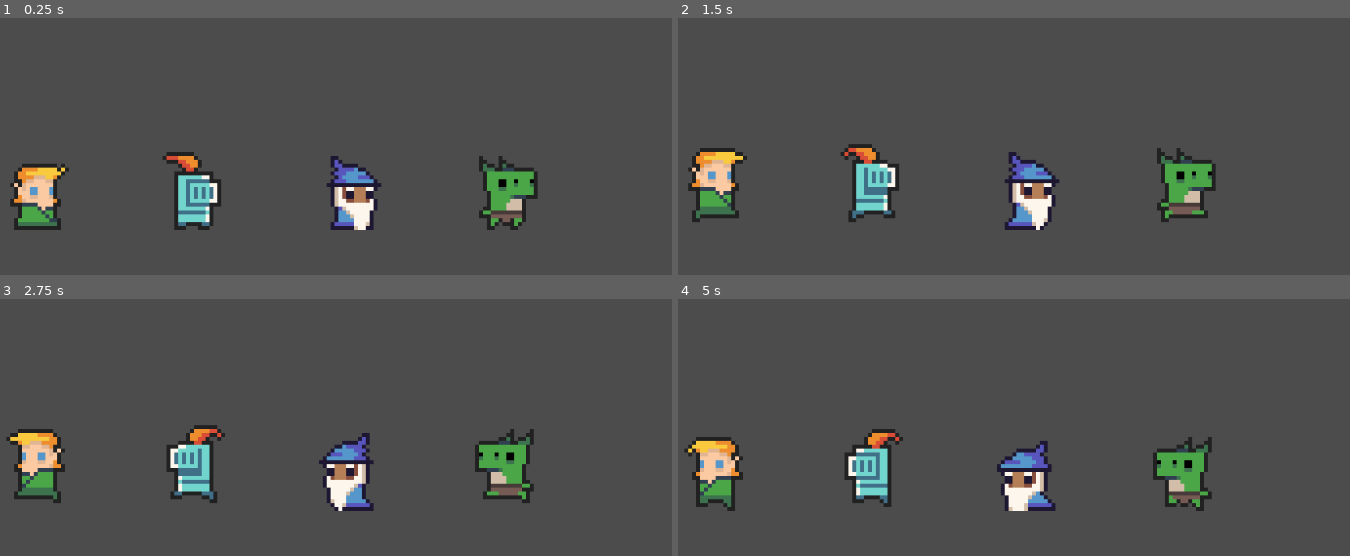
Above: before the commit, frames 1-4 (two rows, left to right).
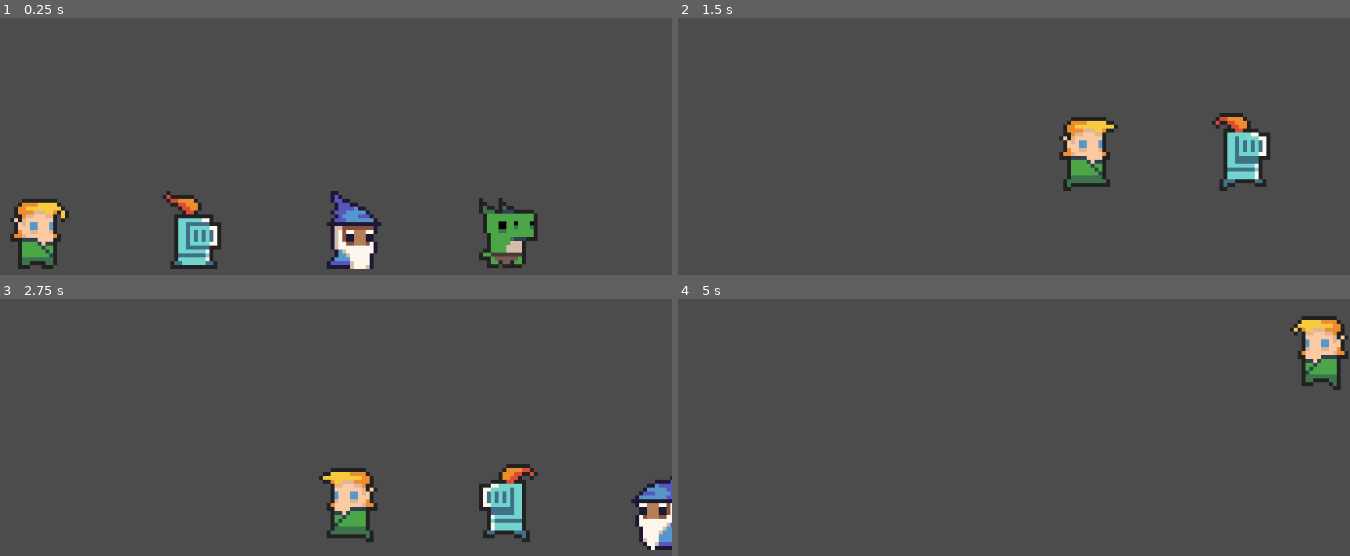
Above: after the commit, the same moments.

Repository: giordanorn/tfgoe
Game: Godot game, scene res://Levels/Test.tscn
The game is run twice, just before and just after one commit, with the same random seed, the same clock (stepped at 60 frames per second) and the same inputs.
Inputs:
- Up to frame 1 (0.25 s): no input
- Up to frame 2 (1.5 s): hold Right (ui_right) from 0.53 s (still down); tap Up (ui_up) at 0.77 s
- Up to frame 3 (2.75 s): tap Up (ui_up) at 1.52 s; release Right (ui_right) at 2.03 s; hold Left (ui_left) from 2.03 s (still down)
- Up to frame 4 (5 s): release Left (ui_left) at 2.78 s; hold Right (ui_right) 2.78-4.28 s; tap Up (ui_up) at 3.02, 3.77, 4.52 s; hold Left (ui_left) from 4.28 s (still down)

The runs differ from the first frame. In frame 1, 11% of the frame differs, in the area x 1-81%, y 52-98%; in frame 2, 10%; in frame 3, 10%; in frame 4, 8.4%.

Commit message:
Alterações aplicadas nos objetos dos players e na cena de testes

Diff:
--- a/Objects/Players/Elf.tscn
+++ b/Objects/Players/Elf.tscn
@@ -10,6 +10,7 @@
 [ext_resource path="res://Sprites/Characters/Bodies/elf_m_run_anim_f1.png" type="Texture" id=8]
 [ext_resource path="res://Sprites/Characters/Bodies/elf_m_run_anim_f2.png" type="Texture" id=9]
 [ext_resource path="res://Sprites/Characters/Bodies/elf_m_run_anim_f3.png" type="Texture" id=10]
+[ext_resource path="res://Utils/KeyboardMovement.tscn" type="PackedScene" id=11]
 
 [sub_resource type="CapsuleShape2D" id=1]
 radius = 5.81073
@@ -43,4 +44,7 @@
 position = Vector2( 0, -4 )
 frames = SubResource( 2 )
 animation = "idle"
+frame = 1
 playing = true
+
+[node name="Movement" parent="." instance=ExtResource( 11 )]
--- a/Objects/Players/Knight.tscn
+++ b/Objects/Players/Knight.tscn
@@ -10,6 +10,7 @@
 [ext_resource path="res://Sprites/Characters/Bodies/knight_m_run_anim_f1.png" type="Texture" id=8]
 [ext_resource path="res://Sprites/Characters/Bodies/knight_m_run_anim_f2.png" type="Texture" id=9]
 [ext_resource path="res://Sprites/Characters/Bodies/knight_m_run_anim_f3.png" type="Texture" id=10]
+[ext_resource path="res://Utils/KeyboardMovement.tscn" type="PackedScene" id=11]
 
 [sub_resource type="CapsuleShape2D" id=1]
 radius = 6.06816
@@ -43,5 +44,6 @@
 position = Vector2( 0, -4 )
 frames = SubResource( 2 )
 animation = "idle"
-frame = 3
 playing = true
+
+[node name="Movement" parent="." instance=ExtResource( 11 )]
--- a/Objects/Players/Lizard.tscn
+++ b/Objects/Players/Lizard.tscn
@@ -10,6 +10,7 @@
 [ext_resource path="res://Sprites/Characters/Bodies/lizard_m_run_anim_f1.png" type="Texture" id=8]
 [ext_resource path="res://Sprites/Characters/Bodies/lizard_m_run_anim_f2.png" type="Texture" id=9]
 [ext_resource path="res://Sprites/Characters/Bodies/lizard_m_run_anim_f3.png" type="Texture" id=10]
+[ext_resource path="res://Utils/KeyboardMovement.tscn" type="PackedScene" id=11]
 
 [sub_resource type="CapsuleShape2D" id=1]
 radius = 6.04267
@@ -43,5 +44,7 @@
 position = Vector2( 0, -4 )
 frames = SubResource( 2 )
 animation = "idle"
-frame = 2
+frame = 1
 playing = true
+
+[node name="Movement" parent="." instance=ExtResource( 11 )]
--- a/Objects/Players/Wizard.tscn
+++ b/Objects/Players/Wizard.tscn
@@ -10,6 +10,7 @@
 [ext_resource path="res://Sprites/Characters/Bodies/wizzard_m_run_anim_f1.png" type="Texture" id=8]
 [ext_resource path="res://Sprites/Characters/Bodies/wizzard_m_run_anim_f2.png" type="Texture" id=9]
 [ext_resource path="res://Sprites/Characters/Bodies/wizzard_m_run_anim_f3.png" type="Texture" id=10]
+[ext_resource path="res://Utils/KeyboardMovement.tscn" type="PackedScene" id=11]
 
 [sub_resource type="CapsuleShape2D" id=1]
 radius = 5.74877
@@ -43,5 +44,7 @@
 position = Vector2( 0, -4 )
 frames = SubResource( 2 )
 animation = "idle"
-frame = 2
+frame = 3
 playing = true
+
+[node name="Movement" parent="." instance=ExtResource( 11 )]
Not shown: 2 places in Levels/Test.tscn that only renumber resources
Not shown: 1 places in Objects/Players/Elf.tscn that only renumber resources
Not shown: 1 places in Objects/Players/Knight.tscn that only renumber resources
Not shown: 1 places in Objects/Players/Lizard.tscn that only renumber resources
Not shown: 1 places in Objects/Players/Wizard.tscn that only renumber resources
